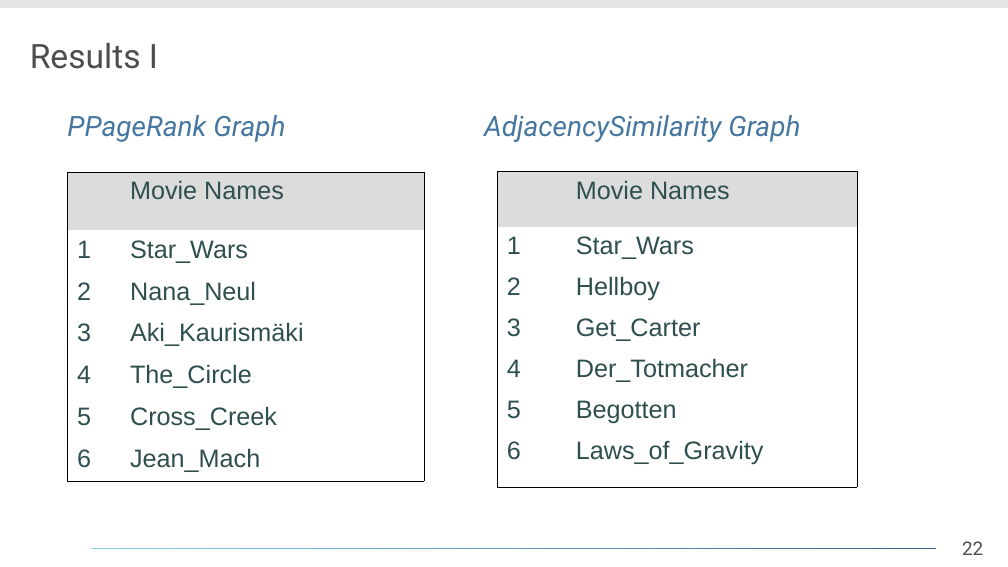
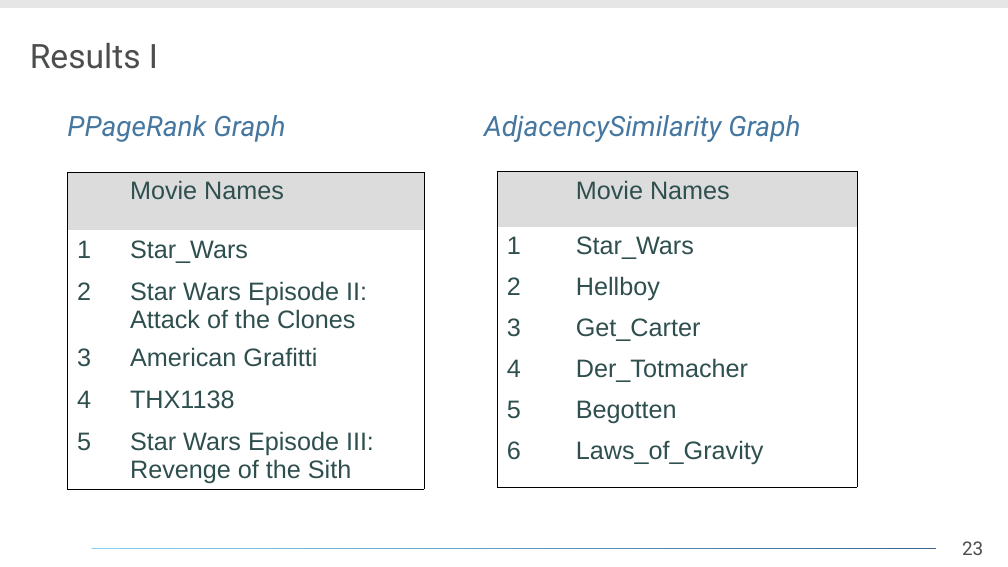
Before and after one commit to daelmo/DB2GraphGenerator, a slide deck: slide 23 of presentation/Analyse_eines_Forschungsthemas.odp (slide 22 before the commit). Drawn at 1008x567 pixels with LibreOffice and Linux fonts; fonts in the diff are those of the drawing; background and template pictures are left out. Boxes give left, top, right and bottom in pixels: in the first picture for what was removed or moved away, otherwise in the second. Text is boxed around its words. In the diff, an @@ line names an element or a change of style, - is before the commit and + after.

```diff
--- a/presentation/Analyse_eines_Forschungsthemas.odp
+++ b/presentation/Analyse_eines_Forschungsthemas.odp
@@ table at [68, 172, 425, 490] @@
-row 3: 2 | Nana_Neul
-row 4: 3 | Aki_Kaurismäki
-row 5: 4 | The_Circle
-row 6: 5 | Cross_Creek
-row 7: 6 | Jean_Mach
+row 3: 2 | Star Wars Episode II: / Attack of the Clones
+row 4: 3 | American Grafitti
+row 5: 4 | THX1138
+row 6: 5 | Star Wars Episode III: Revenge of the Sith
@@ page number at [962, 541, 983, 555]: text changed @@
-22
+23
```
Also in this commit, not shown: 8 other slides changed, 3 slides added, 1 slide removed, 7 other files.
